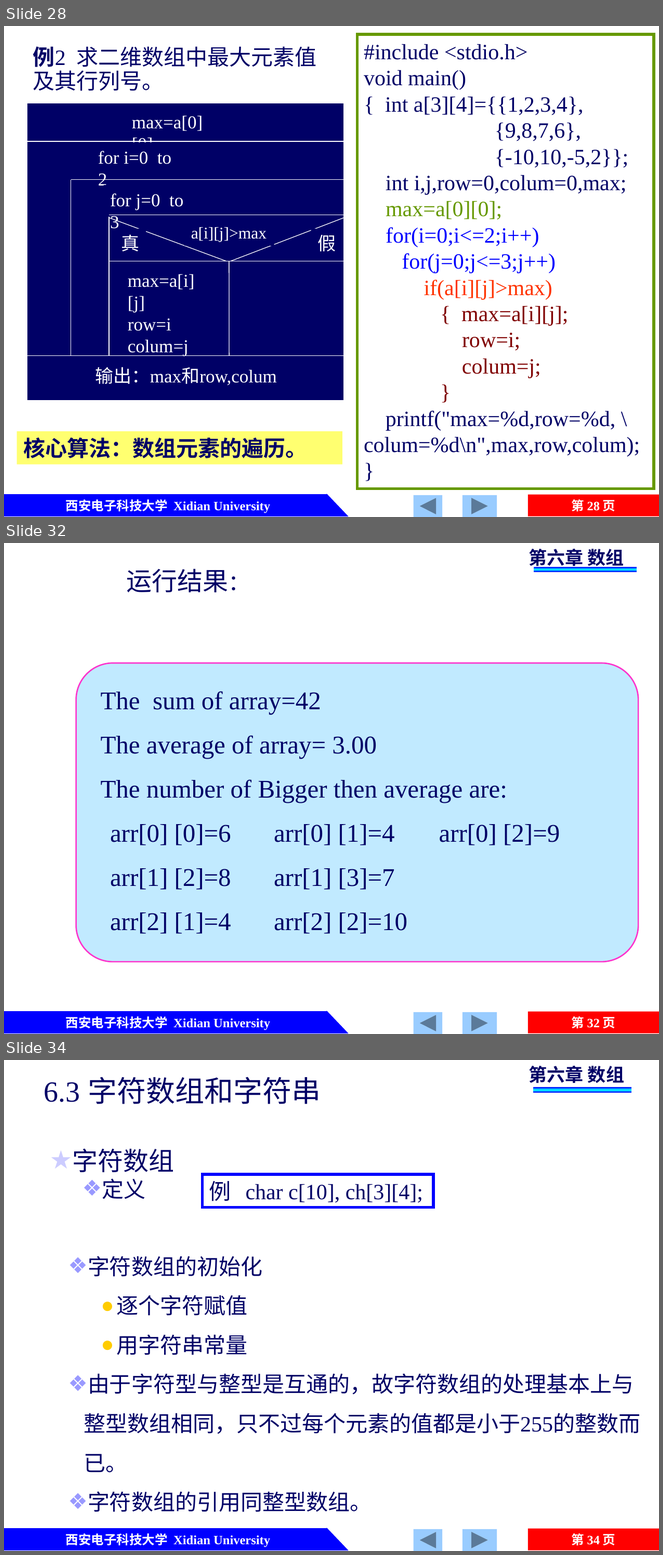
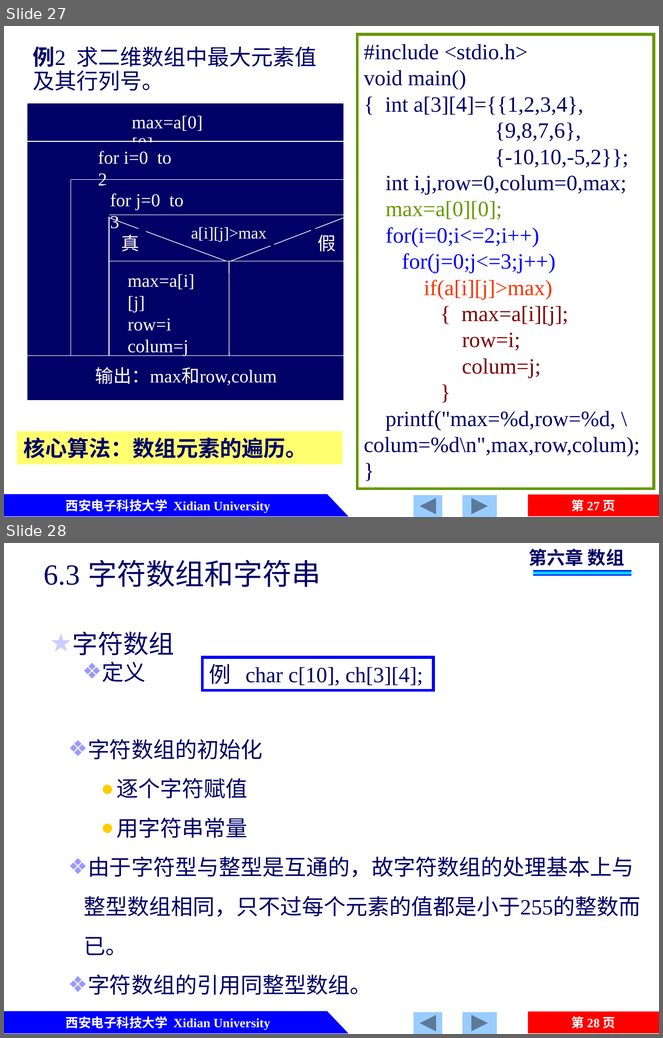
Before and after one commit to jtrfid/C-Repositories, a slide deck: 2016/C语言/课件/第6章 数组.pptx. Shown one above the other, each under a label of ours: slides 28, 32 and 34 before the commit, slides 27 and 28 after it; the slides between them are not shown. The pictures are 663x1555 and 663x1038 pixels, drawn with LibreOffice and Linux fonts; fonts in the diff are those of the drawing. Boxes give left, top, right and bottom in pixels: in the first picture for what was removed or moved away, otherwise in the second. Text is boxed around its words. In the diff, an @@ line names an element or a change of style, - is before the commit and + after.

```diff
--- a/2016/C语言/课件/第6章 数组.pptx
+++ b/2016/C语言/课件/第6章 数组.pptx
@@ slide 32 removed at [4, 543, 659, 1034], background #FFFFFF; not listed: 6 template elements that a slide beside it also shows @@
@@ text removed at [529, 546, 624, 570] @@
-第六章 数组
@@ text removed at [126, 568, 228, 592] @@
-运行结果：
@@ rectangle removed at [534, 567, 637, 572] @@
@@ rounded rectangle removed at [76, 663, 638, 962] @@
@@ text removed at [101, 691, 321, 715] @@
-The sum of array=42
@@ text removed at [101, 735, 377, 759] @@
-The average of array= 3.00
@@ text removed at [101, 780, 507, 803] @@
-The number of Bigger then average are:
@@ text removed at [110, 824, 231, 846] @@
-arr[0] [0]=6
@@ text removed at [274, 824, 395, 846] @@
-arr[0] [1]=4
@@ text removed at [439, 824, 560, 846] @@
-arr[0] [2]=9
@@ text removed at [110, 869, 231, 890] @@
-arr[1] [2]=8
@@ text removed at [274, 869, 395, 890] @@
-arr[1] [3]=7
@@ text removed at [110, 913, 231, 934] @@
-arr[2] [1]=4
@@ text removed at [274, 913, 408, 934] @@
-arr[2] [2]=10
@@ what was slide 28 is now slide 27 @@
@@ page number at [572, 500, 616, 512]: text changed @@
-第 28 页
+第 27 页
@@ what was slide 34 is now slide 28 @@
@@ page number at [572, 1017, 616, 1029]: text changed @@
-第 34 页
+第 28 页
```
Also in this commit, not shown: 5 other slides removed, 4 other files.
